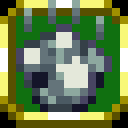
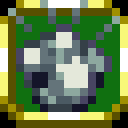
Layer changes from the first 128px x 128px image to the second:
painted on "Layer 2" over [left=8, top=0, right=120, bottom=32]
